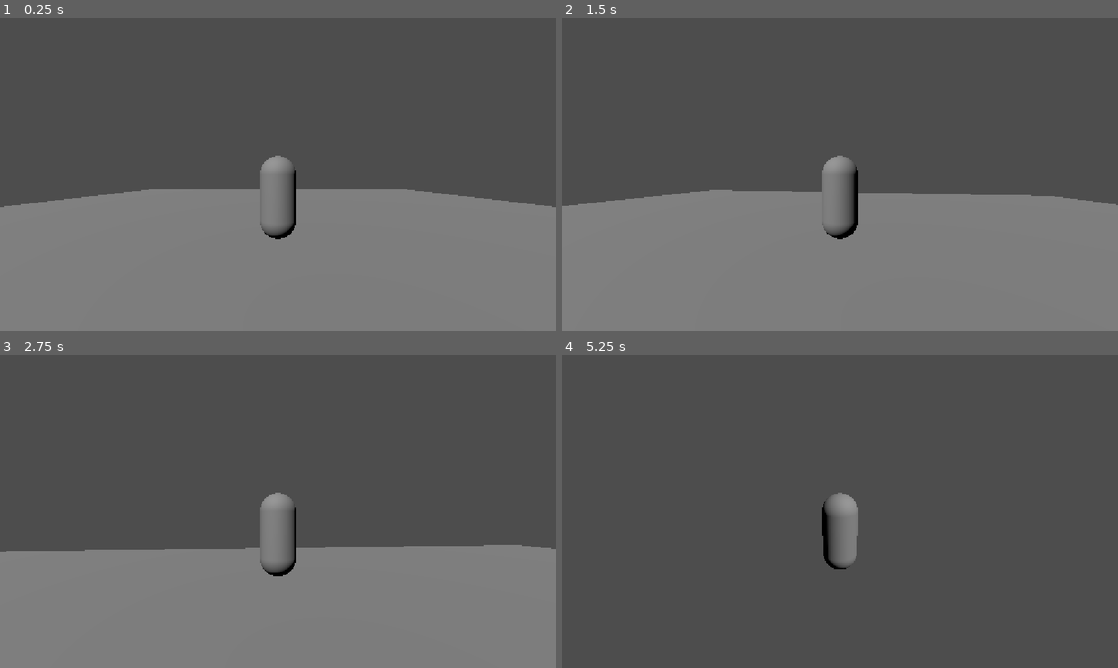
Above: before the commit, frames 1-4 (two rows, left to right).
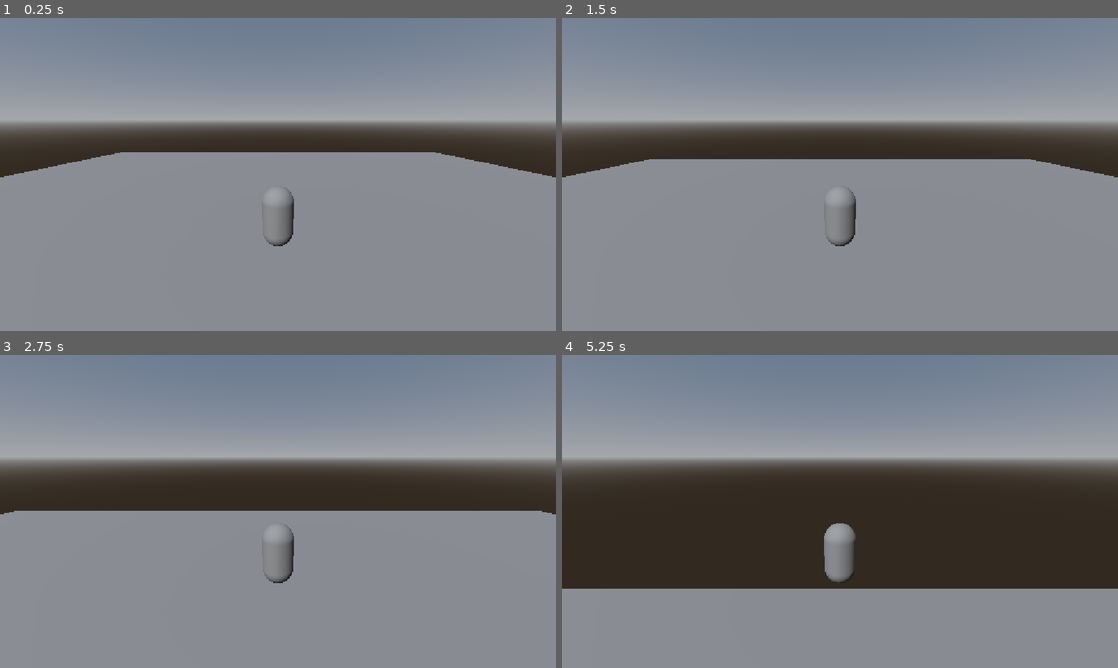
Above: after the commit, the same moments.

Repository: ErlinGuillen/ashen-trial
Game: Godot game, scene res://main.tscn
The game is run twice, just before and just after one commit, with the same random seed, the same clock (stepped at 60 frames per second) and the same inputs.
Inputs (mouse positions are in pixels of both pictures, inside the frame that each line leads up to):
- Up to frame 1 (0.25 s): no input
- Up to frame 2 (1.5 s): tap Enter (ui_accept) at 0.5, 0.6, 0.77, 1.07, 1.35 s; move the mouse to (867, 174) at 0.52 s; hold W (move_forward, bound only before the commit) from 0.53 s (still down); move the mouse to (812, 174) at 1.27 s
- Up to frame 3 (2.75 s): keep holding W (move_forward, bound only before the commit); tap Enter (ui_accept) at 1.52, 1.82, 2.1 s; move the mouse to (289, 505) at 2.02 s
- Up to frame 4 (5.25 s): move the mouse to (834, 517) at 2.77 s; tap Enter (ui_accept) at 2.85, 3.02, 3.32, 3.6, 3.77, 4.07, 4.35, 4.52, 4.82, 5.1 s; move the mouse to (878, 514) at 3.52 s; tap Escape (ui_cancel) at 4.15 s; move the mouse to (673, 464) at 4.27 s; release W (move_forward, bound only before the commit) at 4.28 s; hold A (move_left, bound only before the commit) 4.28-5.03 s; click (673, 464) at 4.42 s; move the mouse to (845, 511) at 5.02 s; hold W (move_forward, bound only before the commit) from 5.03 s (still down)

The runs differ from the first frame. In frame 1, 53% of the frame differs, in the area x 0-100%, y 0-73%; in frame 2, 54%; in frame 3, 59%; in frame 4, 97%, in the area x 0-100%, y 0-100%.

Commit message:
v0.1 - Bug fixes and improvements

Diff:
--- a/main.tscn
+++ b/main.tscn
@@ -2,24 +2,37 @@
 
 [ext_resource type="PackedScene" uid="uid://x71lvbuk6pil" path="res://player.tscn" id="1_ig7tw"]
 
-[sub_resource type="BoxMesh" id="BoxMesh_5mlvf"]
+[sub_resource type="BoxMesh" id="BoxMesh_g8nd7"]
 
-[sub_resource type="BoxShape3D" id="BoxShape3D_4p52m"]
+[sub_resource type="BoxShape3D" id="BoxShape3D_5mlvf"]
+
+[sub_resource type="ProceduralSkyMaterial" id="ProceduralSkyMaterial_twidl"]
+
+[sub_resource type="Sky" id="Sky_cahdd"]
+sky_material = SubResource("ProceduralSkyMaterial_twidl")
+
+[sub_resource type="Environment" id="Environment_g8nd7"]
+background_mode = 2
+sky = SubResource("Sky_cahdd")
 
 [node name="Main" type="Node3D" unique_id=731745434]
 
-[node name="Ground" type="StaticBody3D" parent="." unique_id=1314558967]
+[node name="Ground" type="StaticBody3D" parent="." unique_id=368217351]
+transform = Transform3D(1, 0, 0, 0, 1, 0, 0, 0, 1, 0, -0.5, 0)
 
-[node name="MeshInstance3D" type="MeshInstance3D" parent="Ground" unique_id=1704476006]
-transform = Transform3D(24, 0, 0, 0, 1, 0, 0, 0, 24, 0, -0.5, 0)
-mesh = SubResource("BoxMesh_5mlvf")
+[node name="MeshInstance3D" type="MeshInstance3D" parent="Ground" unique_id=1008659578]
+transform = Transform3D(40, 0, 0, 0, 1, 0, 0, 0, 40, 0, 0, 0)
+mesh = SubResource("BoxMesh_g8nd7")
 
-[node name="CollisionShape3D" type="CollisionShape3D" parent="Ground" unique_id=1823081339]
-transform = Transform3D(24, 0, 0, 0, 1, 0, 0, 0, 24, 0, -0.5, 0)
-shape = SubResource("BoxShape3D_4p52m")
+[node name="CollisionShape3D" type="CollisionShape3D" parent="Ground" unique_id=1909965219]
+transform = Transform3D(40, 0, 0, 0, 1, 0, 0, 0, 40, 0, 0, 0)
+shape = SubResource("BoxShape3D_5mlvf")
 
-[node name="DirectionalLight3D" type="DirectionalLight3D" parent="." unique_id=1056217852]
+[node name="DirectionalLight3D" type="DirectionalLight3D" parent="." unique_id=1690933020]
 transform = Transform3D(0.8660254, 0.35355338, -0.35355338, 0, 0.70710677, 0.70710677, 0.5, -0.6123724, 0.6123724, 0, 0, 0)
 
-[node name="Player" parent="." unique_id=928737251 instance=ExtResource("1_ig7tw")]
-transform = Transform3D(1, 0, 0, 0, 1, 0, 0, 0, 1, 0, 0, 3)
+[node name="WorldEnvironment" type="WorldEnvironment" parent="." unique_id=542789857]
+environment = SubResource("Environment_g8nd7")
+
+[node name="Player" parent="." unique_id=1241555154 instance=ExtResource("1_ig7tw")]
+transform = Transform3D(1, 0, 0, 0, 1, 0, 0, 0, 1, 0, 1, 0)
--- a/player.gd
+++ b/player.gd
@@ -1,63 +1,38 @@
+
 extends CharacterBody3D
 
 @export var speed: float = 5.0
-@export var mouse_sensitivity: float = 0.003
+@export var jump_velocity: float = 4.5
 
-@onready var camera_pivot: Node3D = $CameraPivot
-
-# Use project settings gravity for consistency across your scene
-var gravity: float = ProjectSettings.get_setting("physics/3d/default_gravity")
-
-
-func _ready() -> void:
-	Input.mouse_mode = Input.MOUSE_MODE_CAPTURED
-
-
-func _unhandled_input(event: InputEvent) -> void:
-	# Release mouse on Escape
-	if event.is_action_pressed("ui_cancel"):
-		Input.mouse_mode = Input.MOUSE_MODE_VISIBLE
-
-	# Recapture mouse on click
-	if event is InputEventMouseButton and event.pressed:
-		if Input.mouse_mode != Input.MOUSE_MODE_CAPTURED:
-			Input.mouse_mode = Input.MOUSE_MODE_CAPTURED
-
-	# Mouse Look
-	if event is InputEventMouseMotion and Input.mouse_mode == Input.MOUSE_MODE_CAPTURED:
-		# Rotate the body left/right (Yaw)
-		rotate_y(-event.relative.x * mouse_sensitivity)
-
-		# Rotate only the camera pivot up/down (Pitch)
-		camera_pivot.rotate_x(-event.relative.y * mouse_sensitivity)
-		camera_pivot.rotation.x = clampf(
-			camera_pivot.rotation.x,
-			deg_to_rad(-40.0),
-			deg_to_rad(45.0)
-		)
-
+var gravity: float = 9.8
 
 func _physics_process(delta: float) -> void:
-	# Apply Gravity
+	# Apply gravity
 	if not is_on_floor():
 		velocity.y -= gravity * delta
 
-	# Read Input
+	# Jump
+	if Input.is_action_just_pressed("ui_accept") and is_on_floor():
+		velocity.y = jump_velocity
+
+	# Read movement input
 	var input_dir := Input.get_vector(
-		"move_left",
-		"move_right",
-		"move_forward",
-		"move_backward"
+		"ui_left",
+		"ui_right",
+		"ui_up",
+        "ui_down"
 	)
 
-	# Calculate movement direction relative to character body rotation
-	var direction := (transform.basis * Vector3(input_dir.x, 0.0, input_dir.y)).normalized()
+	# Move relative to the world
+	var direction := Vector3(
+		input_dir.x, 0, input_dir.y
+	)
 
-	if direction != Vector3.ZERO:
+	if direction.length() > 0:
 		velocity.x = direction.x * speed
 		velocity.z = direction.z * speed
 	else:
-		velocity.x = move_toward(velocity.x, 0.0, speed)
-		velocity.z = move_toward(velocity.z, 0.0, speed)
+		velocity.x = move_toward(velocity.x, 0, speed)
+		velocity.z = move_toward(velocity.z, 0, speed)
 
 	move_and_slide()
--- a/player.tscn
+++ b/player.tscn
@@ -3,29 +3,17 @@
 [ext_resource type="Script" uid="uid://cxpb1kg3lyt27" path="res://player.gd" id="1_4flbx"]
 
 [sub_resource type="CapsuleShape3D" id="CapsuleShape3D_5mlvf"]
-radius = 0.4
-height = 1.8
 
 [sub_resource type="CapsuleMesh" id="CapsuleMesh_4p52m"]
-radius = 0.4
-height = 1.8
 
-[node name="Player" type="CharacterBody3D" unique_id=928737251]
+[node name="Player" type="CharacterBody3D" unique_id=1241555154]
 script = ExtResource("1_4flbx")
 
-[node name="CollisionShape3D" type="CollisionShape3D" parent="." unique_id=1548491286]
-transform = Transform3D(1, 0, 0, 0, 1, 0, 0, 0, 1, 0, 0.9, 0)
+[node name="CollisionShape3D" type="CollisionShape3D" parent="." unique_id=1101173232]
 shape = SubResource("CapsuleShape3D_5mlvf")
 
-[node name="MeshInstance3D" type="MeshInstance3D" parent="." unique_id=1326784857]
-transform = Transform3D(1, 0, 0, 0, 1, 0, 0, 0, 1, 0, 0.9, 0)
+[node name="MeshInstance3D" type="MeshInstance3D" parent="." unique_id=609489023]
 mesh = SubResource("CapsuleMesh_4p52m")
 
-[node name="CameraPivot" type="Node3D" parent="." unique_id=2013004768]
-transform = Transform3D(1, 0, 0, 0, 1, 0, 0, 0, 1, 0, 1.4, 0)
-
-[node name="SpringArm3D" type="SpringArm3D" parent="CameraPivot" unique_id=593471696]
-spring_length = 4.5
-
-[node name="Camera3D" type="Camera3D" parent="CameraPivot/SpringArm3D" unique_id=1096734055]
-current = true
+[node name="Camera3D" type="Camera3D" parent="." unique_id=868391146]
+transform = Transform3D(1, 0, 0, 0, 0.9659258, 0.25881904, 0, -0.25881904, 0.9659258, 0, 3, 6)
--- a/project.godot
+++ b/project.godot
@@ -22,25 +22,41 @@
 
 [input]
 
-move_forward={
-"deadzone": 0.2,
-"events": [Object(InputEventKey,"resource_local_to_scene":false,"resource_name":"","device":-1,"window_id":0,"alt_pressed":false,"shift_pressed":false,"ctrl_pressed":false,"meta_pressed":false,"pressed":false,"keycode":0,"physical_keycode":87,"key_label":0,"unicode":119,"location":0,"echo":false,"script":null)
+ui_left={
+"deadzone": 0.5,
+"events": [Object(InputEventKey,"resource_local_to_scene":false,"resource_name":"","device":16,"window_id":0,"alt_pressed":false,"shift_pressed":false,"ctrl_pressed":false,"meta_pressed":false,"pressed":false,"keycode":4194319,"physical_keycode":0,"key_label":0,"unicode":0,"location":0,"echo":false,"script":null)
+, Object(InputEventJoypadButton,"resource_local_to_scene":false,"resource_name":"","device":-1,"button_index":13,"pressure":0.0,"pressed":false,"script":null)
+, Object(InputEventJoypadMotion,"resource_local_to_scene":false,"resource_name":"","device":-1,"axis":0,"axis_value":-1.0,"script":null)
+, Object(InputEventKey,"resource_local_to_scene":false,"resource_name":"","device":-1,"window_id":0,"alt_pressed":false,"shift_pressed":false,"ctrl_pressed":false,"meta_pressed":false,"pressed":false,"keycode":0,"physical_keycode":65,"key_label":0,"unicode":97,"location":0,"echo":false,"script":null)
 ]
 }
-move_backward={
-"deadzone": 0.2,
-"events": [Object(InputEventKey,"resource_local_to_scene":false,"resource_name":"","device":-1,"window_id":0,"alt_pressed":false,"shift_pressed":false,"ctrl_pressed":false,"meta_pressed":false,"pressed":false,"keycode":0,"physical_keycode":83,"key_label":0,"unicode":115,"location":0,"echo":false,"script":null)
+ui_right={
+"deadzone": 0.5,
+"events": [Object(InputEventKey,"resource_local_to_scene":false,"resource_name":"","device":16,"window_id":0,"alt_pressed":false,"shift_pressed":false,"ctrl_pressed":false,"meta_pressed":false,"pressed":false,"keycode":4194321,"physical_keycode":0,"key_label":0,"unicode":0,"location":0,"echo":false,"script":null)
+, Object(InputEventJoypadButton,"resource_local_to_scene":false,"resource_name":"","device":-1,"button_index":14,"pressure":0.0,"pressed":false,"script":null)
+, Object(InputEventJoypadMotion,"resource_local_to_scene":false,"resource_name":"","device":-1,"axis":0,"axis_value":1.0,"script":null)
+, Object(InputEventKey,"resource_local_to_scene":false,"resource_name":"","device":-1,"window_id":0,"alt_pressed":false,"shift_pressed":false,"ctrl_pressed":false,"meta_pressed":false,"pressed":false,"keycode":0,"physical_keycode":68,"key_label":0,"unicode":100,"location":0,"echo":false,"script":null)
 ]
 }
-move_left={
-"deadzone": 0.2,
-"events": [Object(InputEventKey,"resource_local_to_scene":false,"resource_name":"","device":-1,"window_id":0,"alt_pressed":false,"shift_pressed":false,"ctrl_pressed":false,"meta_pressed":false,"pressed":false,"keycode":0,"physical_keycode":65,"key_label":0,"unicode":97,"location":0,"echo":false,"script":null)
+ui_up={
+"deadzone": 0.5,
+"events": [Object(InputEventKey,"resource_local_to_scene":false,"resource_name":"","device":16,"window_id":0,"alt_pressed":false,"shift_pressed":false,"ctrl_pressed":false,"meta_pressed":false,"pressed":false,"keycode":4194320,"physical_keycode":0,"key_label":0,"unicode":0,"location":0,"echo":false,"script":null)
+, Object(InputEventJoypadButton,"resource_local_to_scene":false,"resource_name":"","device":-1,"button_index":11,"pressure":0.0,"pressed":false,"script":null)
+, Object(InputEventJoypadMotion,"resource_local_to_scene":false,"resource_name":"","device":-1,"axis":1,"axis_value":-1.0,"script":null)
+, Object(InputEventKey,"resource_local_to_scene":false,"resource_name":"","device":-1,"window_id":0,"alt_pressed":false,"shift_pressed":false,"ctrl_pressed":false,"meta_pressed":false,"pressed":false,"keycode":0,"physical_keycode":87,"key_label":0,"unicode":119,"location":0,"echo":false,"script":null)
 ]
 }
-move_right={
+ui_down={
+"deadzone": 0.5,
+"events": [Object(InputEventKey,"resource_local_to_scene":false,"resource_name":"","device":16,"window_id":0,"alt_pressed":false,"shift_pressed":false,"ctrl_pressed":false,"meta_pressed":false,"pressed":false,"keycode":4194322,"physical_keycode":0,"key_label":0,"unicode":0,"location":0,"echo":false,"script":null)
+, Object(InputEventJoypadButton,"resource_local_to_scene":false,"resource_name":"","device":-1,"button_index":12,"pressure":0.0,"pressed":false,"script":null)
+, Object(InputEventJoypadMotion,"resource_local_to_scene":false,"resource_name":"","device":-1,"axis":1,"axis_value":1.0,"script":null)
+, Object(InputEventKey,"resource_local_to_scene":false,"resource_name":"","device":-1,"window_id":0,"alt_pressed":false,"shift_pressed":false,"ctrl_pressed":false,"meta_pressed":false,"pressed":false,"keycode":0,"physical_keycode":83,"key_label":0,"unicode":115,"location":0,"echo":false,"script":null)
+]
+}
+ui_={
 "deadzone": 0.2,
-"events": [Object(InputEventKey,"resource_local_to_scene":false,"resource_name":"","device":-1,"window_id":0,"alt_pressed":false,"shift_pressed":false,"ctrl_pressed":false,"meta_pressed":false,"pressed":false,"keycode":0,"physical_keycode":68,"key_label":0,"unicode":100,"location":0,"echo":false,"script":null)
-]
+"events": []
 }
 
 [physics]
Not shown, changed: index.html
Not shown, changed: index.pck
